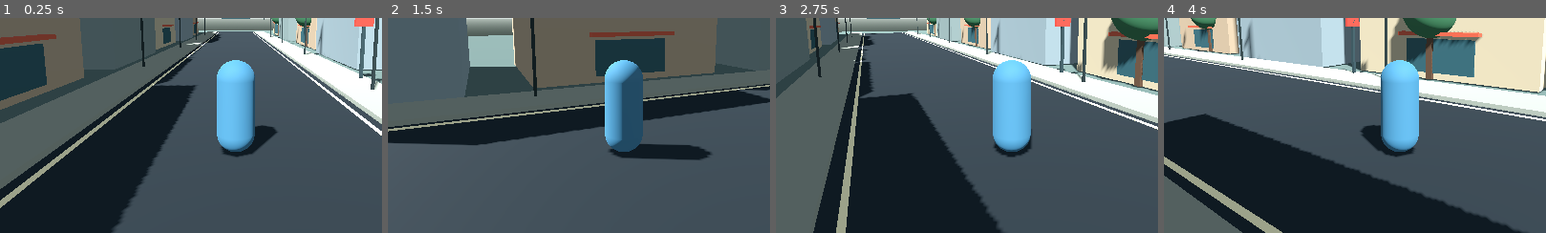
Above: before the commit, frames 1-4 (left to right).
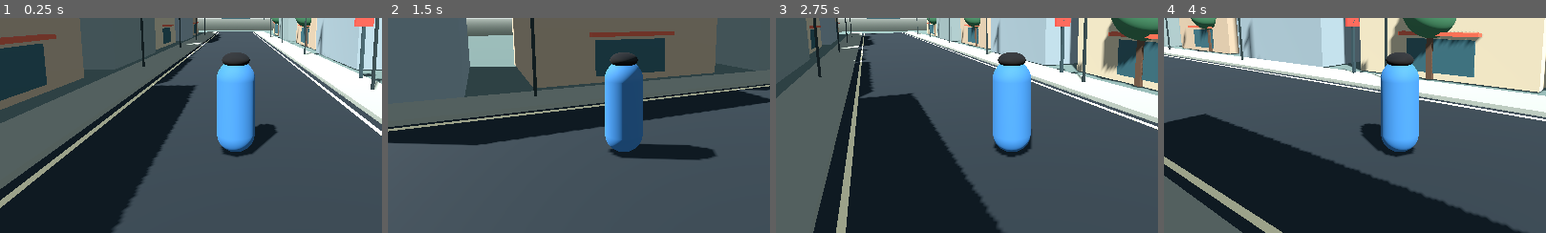
Above: after the commit, the same moments.

Repository: matin8888rb-lab/MY-TOMORROW1
Game: Godot game, scene res://scenes/main.tscn
The game is run twice, just before and just after one commit, with the same random seed, the same clock (stepped at 60 frames per second) and the same inputs.
Inputs (mouse positions are % of the whole screen's width and height, from its top left):
- Up to frame 1 (0.25 s): no input
- Up to frame 2 (1.5 s): tap Enter at 0.5 s; drag from (9, 84) to (60, 28) at 0.52 s; drag from (30, 55) to (45, 70) at 1.27 s
- Up to frame 3 (2.75 s): tap Space at 2 s; move the mouse to (60, 28) at 2.02 s; hold D (move_right) from 2.03 s (still down)
- Up to frame 4 (4 s): release D (move_right) at 2.75 s; drag from (45, 70) to (20, 35) at 2.77 s; tap Enter at 3.5 s; move the mouse to (80, 65) at 3.52 s; hold A (move_left) from 3.53 s (still down)
The pictures show only the part of the screen within x 19-69%, y 38-88%; the shares and areas given below are measured in that part.

The runs differ from the first frame. In frame 1, 0.4% of the frame differs, in the area x 58-73%, y 16-52%; in frame 2, 0.4%; in frame 3, 0.4%; in frame 4, 0.4%, in the area x 51-66%, y 16-52%.

Commit message:
Add customizable player appearance

Diff:
--- a/scripts/player.gd
+++ b/scripts/player.gd
@@ -7,6 +7,29 @@
 
 var move_input: Vector2 = Vector2.ZERO
 var camera_pivot: Node3D
+var body_material: StandardMaterial3D
+var skin_material: StandardMaterial3D
+var hair_material: StandardMaterial3D
+var hair_mesh_instance: MeshInstance3D
+
+const SKIN_COLORS: Array[Color] = [
+	Color(0.91, 0.73, 0.59),
+	Color(0.72, 0.49, 0.34),
+	Color(0.48, 0.31, 0.22),
+	Color(0.27, 0.18, 0.14)
+]
+const HAIR_COLORS: Array[Color] = [
+	Color(0.075, 0.055, 0.045),
+	Color(0.25, 0.13, 0.075),
+	Color(0.67, 0.48, 0.23),
+	Color(0.34, 0.12, 0.09)
+]
+const OUTFIT_COLORS: Array[Color] = [
+	Color(0.18, 0.36, 0.52),
+	Color(0.19, 0.39, 0.29),
+	Color(0.55, 0.20, 0.18),
+	Color(0.32, 0.35, 0.38)
+]
 
 func _ready() -> void:
 	_build_character()
@@ -18,12 +41,38 @@
 	var body_mesh := MeshInstance3D.new()
 	body_mesh.name = "PlayerVisual"
 	body_mesh.mesh = capsule
-	var material := StandardMaterial3D.new()
-	material.albedo_color = Color(0.22, 0.39, 0.48)
-	material.roughness = 0.82
-	body_mesh.material_override = material
+	body_material = StandardMaterial3D.new()
+	body_material.albedo_color = OUTFIT_COLORS[0]
+	body_material.roughness = 0.82
+	body_mesh.material_override = body_material
 	body_mesh.position.y = 0.88
 	add_child(body_mesh)
+
+	var head := MeshInstance3D.new()
+	head.name = "PlayerHead"
+	var head_shape := SphereMesh.new()
+	head_shape.radius = 0.25
+	head_shape.height = 0.5
+	head.mesh = head_shape
+	skin_material = StandardMaterial3D.new()
+	skin_material.albedo_color = SKIN_COLORS[0]
+	skin_material.roughness = 0.9
+	head.material_override = skin_material
+	head.position = Vector3(0.0, 1.53, 0.0)
+	add_child(head)
+
+	hair_mesh_instance = MeshInstance3D.new()
+	hair_mesh_instance.name = "PlayerHair"
+	var hair_shape := SphereMesh.new()
+	hair_shape.radius = 0.255
+	hair_shape.height = 0.28
+	hair_mesh_instance.mesh = hair_shape
+	hair_material = StandardMaterial3D.new()
+	hair_material.albedo_color = HAIR_COLORS[0]
+	hair_material.roughness = 0.95
+	hair_mesh_instance.material_override = hair_material
+	hair_mesh_instance.position = Vector3(0.0, 1.76, 0.0)
+	add_child(hair_mesh_instance)
 
 	var collider := CollisionShape3D.new()
 	collider.name = "CollisionShape3D"
@@ -33,6 +82,23 @@
 	collider.shape = shape
 	collider.position.y = 0.88
 	add_child(collider)
+
+func apply_profile(profile: Dictionary) -> void:
+	if body_material == null or skin_material == null or hair_material == null:
+		return
+	var skin_index := clampi(int(profile.get("skin_tone", 0)), 0, SKIN_COLORS.size() - 1)
+	var hair_index := clampi(int(profile.get("hair_color", 0)), 0, HAIR_COLORS.size() - 1)
+	var outfit_index := clampi(int(profile.get("outfit_color", 0)), 0, OUTFIT_COLORS.size() - 1)
+	var style_index := clampi(int(profile.get("hair_style", 0)), 0, 2)
+	skin_material.albedo_color = SKIN_COLORS[skin_index]
+	hair_material.albedo_color = HAIR_COLORS[hair_index]
+	body_material.albedo_color = OUTFIT_COLORS[outfit_index]
+	var hair_scales: Array[Vector3] = [
+		Vector3(1.0, 0.68, 1.0),
+		Vector3(1.0, 1.0, 1.0),
+		Vector3(1.08, 1.32, 1.08)
+	]
+	hair_mesh_instance.scale = hair_scales[style_index]
 
 func set_move_input(value: Vector2) -> void:
 	move_input = value.limit_length(1.0)
